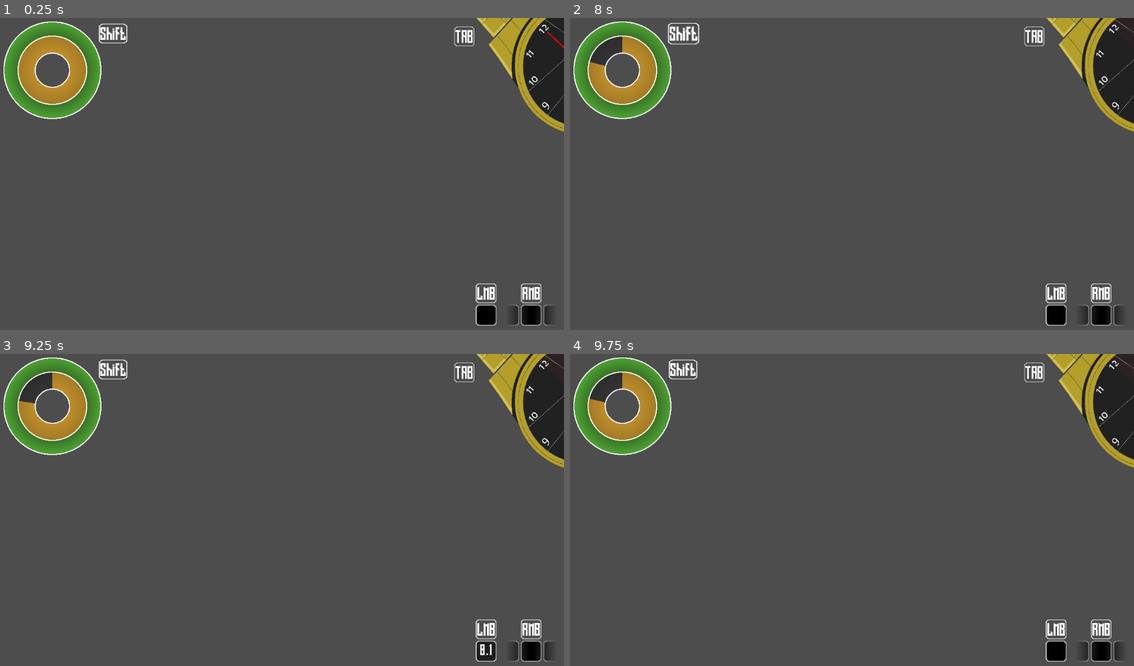
Above: before the commit, frames 1-4 (two rows, left to right).
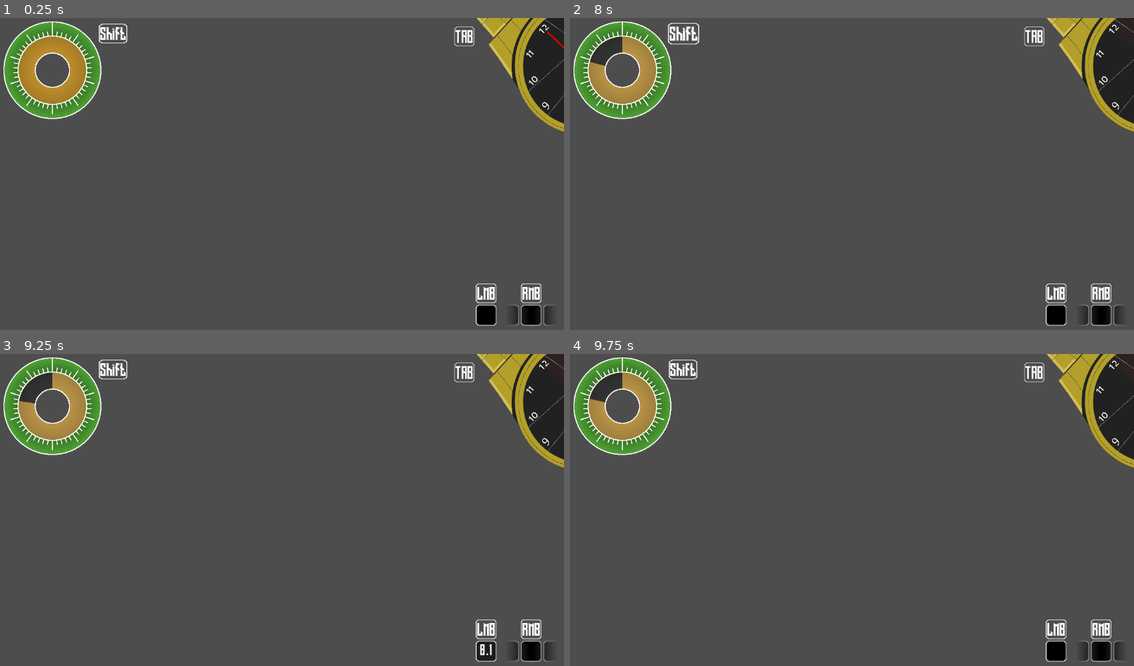
Above: after the commit, the same moments.

Repository: sjgillGit/GWJ84
Game: Godot game, scene res://Scenes/UI/screen_ui.tscn
Two runs of this game, one before a commit and one after it. Both use one fixed random seed, a clock stepped at 60 frames per second and the inputs below. This scene is started directly instead of the project's main scene.
Inputs (mouse positions are in pixels of both pictures, inside the frame that each line leads up to):
- Up to frame 1 (0.25 s): no input
- Up to frame 2 (8 s): click (1055, 314) at 0.52 s; move the mouse to (976, 161) at 1.27 s; press the mouse at (976, 161) at 1.28 s; hold D (MoveRight) 1.28-2.03 s; move the mouse to (739, 192) at 2.02 s; release the mouse at (739, 192) at 2.03 s; hold S (MoveBack) 2.03-2.78 s; tap Mouse wheel down (ScrollActionDown) at 2.1 s; tap Enter at 2.75, 7.25 s; move the mouse to (908, 105) at 2.77 s; hold D (MoveRight) 2.78-3.53 s; hold Mouse wheel up (ScrollActionUp) 2.78-3.53 s; tap Space at 3.5 s; move the mouse to (823, 239) at 3.52 s; hold W (MoveForward) 3.53-4.28 s; tap Shift (Sprint) at 3.6 s; click (823, 239) at 3.67 s; move the mouse to (1021, 223) at 4.27 s; hold Tab (watch_open) 4.28-5.03 s; hold A (MoveLeft) 4.28-5.78 s; move the mouse to (682, 127) at 5.02 s; click (682, 127) at 5.1 s; move the mouse to (880, 177) at 5.77 s; hold S (MoveBack) 5.78-6.53 s; hold Mouse wheel down (ScrollActionDown) 5.78-6.53 s; click (880, 177) at 5.92 s; move the mouse to (767, 96) at 6.52 s; hold D (MoveRight) 6.53-7.28 s; tap Mouse wheel up (ScrollActionUp) at 6.6 s; move the mouse to (976, 161) at 7.27 s; hold W (MoveForward) from 7.28 s (still down); hold Shift (Sprint) from 7.28 s (still down)
- Up to frame 3 (9.25 s): tap Space at 8 s; move the mouse to (169, 528) at 8.02 s; release W (MoveForward) at 8.03 s; release Shift (Sprint) at 8.03 s; hold D (MoveRight) 8.03-8.78 s; tap Tab (watch_open) at 8.1 s; click (169, 528) at 8.17 s; move the mouse to (338, 441) at 8.77 s; press the mouse at (338, 441) at 8.78 s; hold S (MoveBack) from 8.78 s (still down)
- Up to frame 4 (9.75 s): move the mouse to (823, 575) at 9.52 s; release S (MoveBack) at 9.53 s; release the mouse at (823, 575) at 9.53 s; hold A (MoveLeft) from 9.53 s (still down); tap Mouse wheel down (ScrollActionDown) at 9.6 s

The runs differ from the first frame. In frame 1, 0.2% of the frame differs, in the area x 1-17%, y 1-31%; in frame 2, 0.4%; in frame 3, 1.2%; in frame 4, 0.8%.

Commit message:
hp_dividers

Diff:
--- a/Scenes/UI/hel_sta_bars.tscn
+++ b/Scenes/UI/hel_sta_bars.tscn
@@ -16,30 +16,30 @@
 anchors_preset = 15
 anchor_right = 1.0
 anchor_bottom = 1.0
-offset_right = -702.0
-offset_bottom = -574.0
+offset_right = -952.0
+offset_bottom = -448.0
 grow_horizontal = 2
 grow_vertical = 2
+rotation = 6.28319
+pivot_offset = Vector2(100, 100)
 script = ExtResource("1_0lv2c")
 
 [node name="hp_bar" type="TextureProgressBar" parent="."]
+show_behind_parent = true
 layout_mode = 0
 offset_right = 200.0
 offset_bottom = 200.0
-max_value = 200.0
-value = 200.0
+max_value = 500.0
+value = 500.0
 fill_mode = 4
-stretch_margin_left = 10
-stretch_margin_top = 10
-stretch_margin_right = 10
-stretch_margin_bottom = 10
 texture_under = ExtResource("2_wagrs")
 texture_over = ExtResource("3_fauln")
 texture_progress = ExtResource("2_wagrs")
-tint_under = Color(0.231373, 0.231373, 0.231373, 1)
+tint_under = Color(0.419, 0.09, 0.137, 1)
 tint_progress = Color(0.320985, 0.657838, 0.215516, 1)
 
 [node name="stam_bar" type="TextureProgressBar" parent="."]
+show_behind_parent = true
 layout_mode = 0
 offset_right = 200.0
 offset_bottom = 200.0
--- a/Scripts/ui/hel_sta_bars.gd
+++ b/Scripts/ui/hel_sta_bars.gd
@@ -18,7 +18,7 @@
 func add_max_value(value:float,bar:TextureProgressBar):
 	bar.max_value += value
 	bar.value += value
-	bar.custom_minimum_size.x += value/10
+	queue_redraw()
 
 func change_value(value:float,bar:TextureProgressBar):
 	var tween = get_tree().create_tween()
@@ -36,6 +36,10 @@
 		sprint = false
 
 func _process(delta: float) -> void:
+	hp_bar.tint_over = Color.RED.lerp(Color.WHITE, hp_bar.value / hp_bar.max_value)
+	hp_bar.tint_under = Color(0.419, 0.09, 0.137).lerp(Color(0.23, 0.23, 0.23), hp_bar.value / hp_bar.max_value)
+	stam_bar.tint_progress = Color.GRAY.lerp(Color(0.85, 0.632, 0.196), stam_bar.value / stam_bar.max_value)
+
 	if sprint == false && stam_bar.value != stam_bar.max_value:
 		var stam_tween = get_tree().create_tween()
 		stam_tween.tween_property(stam_bar,"value",stam_bar.value+(max(0,stam_recuperation-stam_recuperation_breaker)),delta)
@@ -43,7 +47,6 @@
 	elif sprint == true:
 		var stam_tween = get_tree().create_tween()
 		stam_tween.tween_property(stam_bar,"value",stam_bar.value-stam_usage,delta)
-
 
 func _on_hp_bar_value_changed(value: float) -> void:
 	if value == 0:
@@ -55,3 +58,27 @@
 		move_tween.tween_property(button_show,"scale",Vector2(1,1),0.1)
 		stam_recuperation_breaker = stam_recuperation * 1.5
 		sprint = false
+
+func _draw() -> void:
+	var m_value = hp_bar.max_value
+	for n in int(m_value/10):
+		var procent = (n*10) / m_value
+		var x : float = 80 *sin(deg_to_rad(360*procent)) + 100
+		var y : float = 80 *cos(deg_to_rad(360*procent)) + 100
+
+		var x_down : float = 70 *sin(deg_to_rad(360*procent)) + 100
+		var y_down : float = 70 *cos(deg_to_rad(360*procent)) + 100
+		print(360*procent," ",x,y)
+
+		draw_line(Vector2(x_down,y_down),Vector2(x,y),Color(1,1,1,1),2)
+
+	for n in int(m_value/50):
+		var procent = (n*50) / m_value
+		var x : float = 90 *sin(deg_to_rad(360*procent)) + 100
+		var y : float = 90 *cos(deg_to_rad(360*procent)) + 100
+
+		var x_down : float = 70 *sin(deg_to_rad(360*procent)) + 100
+		var y_down : float = 70 *cos(deg_to_rad(360*procent)) + 100
+		print(360*procent," ",x,y)
+
+		draw_line(Vector2(x_down,y_down),Vector2(x,y),Color(1,1,1,1),2)
Binary file removed: Assets/ui/barback.png
Not shown, removed: Assets/ui/barback.png.import
Binary file removed: Assets/ui/barover.png
Not shown, removed: Assets/ui/barover.png.import
Binary file removed: Assets/ui/barprogress.png
Not shown, removed: Assets/ui/barprogress.png.import
Binary file changed: Assets/ui/hp_outside.png
